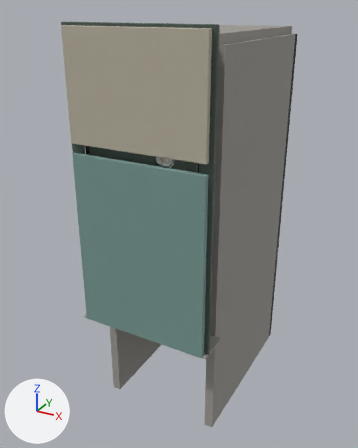
An edit to the glTF model game/assets/models/service_door.glb, drawn before and after from the same camera.
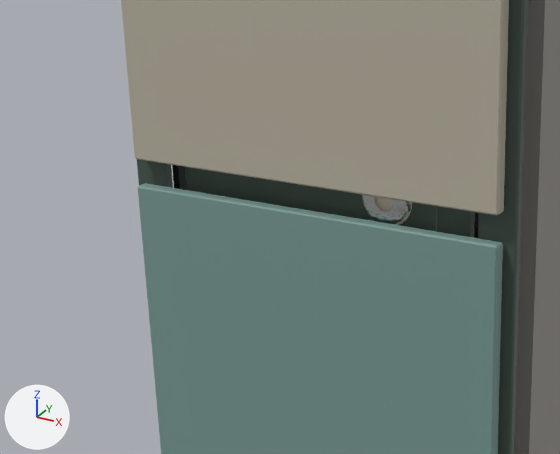
There are two pictures of each version: one whole from a 50 mm lens placed at (1.76, -2.66, 2.31), pointed at (-0.1, 0.72, 0.62), one close up on the part from 6% to 64% of the width and 19% to 57% of the height. The axes (+X, +Y, +Z) are drawn at lower left. The lights are the same throughout. The last two pictures show the newer version. Where no turn or scale is listed for an object, it has been applied to the vertices. Vertices at exactly the same position are counted once.

The older version as bpy lines, for what is in view:
```python
me_ia_cover_panel = bpy.data.meshes.new('IA_cover_panel')
me_ia_cover_panel.from_pydata(...)  # 96 vertices, 168 faces; spans x -0.52..0.52, y -0.02..0.02, z -2.2..0.0
# faces by material slot: [84, 84]
me_ia_cover_panel.materials.append(mat_m_paint_green)  # greyish cyan #7a9b95
me_ia_cover_panel.materials.append(mat_m_plaster_wall)  # grey #b8b2a0
me_ia_rotary_dial = bpy.data.meshes.new('IA_rotary_dial')
me_ia_rotary_dial.from_pydata(...)  # 460 vertices, 960 faces; spans x -0.0615..0.0615, y -0.012..0.0, z -0.0612..0.0612
# faces by material slot: [708, 252]
me_ia_rotary_dial.materials.append(mat_m_chrome)  # light grey #d8d8d8
me_ia_rotary_dial.materials.append(mat_m_concrete)  # grey #9e9b95
me_service_door_frame = bpy.data.meshes.new('service_door_frame')
me_service_door_frame.from_pydata(...)  # 214 vertices, 380 faces; spans x -0.55..0.55, y -0.06..1.66, z -0.9..2.22
# faces by material slot: [132, 120, 128]
me_service_door_frame.materials.append(mat_m_steel_painted)  # dark grey #4f5d55
me_service_door_frame.materials.append(mat_m_steel_dark)  # black #2a2b2d
me_service_door_frame.materials.append(mat_m_concrete)  # grey #9e9b95
ob_ia_cover_panel = bpy.data.objects.new('IA_cover_panel', me_ia_cover_panel)
ob_ia_cover_panel.location = (0.0, -0.048, 2.2)
ob_ia_rotary_dial = bpy.data.objects.new('IA_rotary_dial', me_ia_rotary_dial)
ob_ia_rotary_dial.location = (0.2, -0.01, 1.42)
ob_service_door_frame = bpy.data.objects.new('service_door_frame', me_service_door_frame)
ob_service_door_frame.location = (0.0, 0.0, 0.0)
# also in view: 'IA_service_door' at (-0.02, 0.02, 1.04)
```
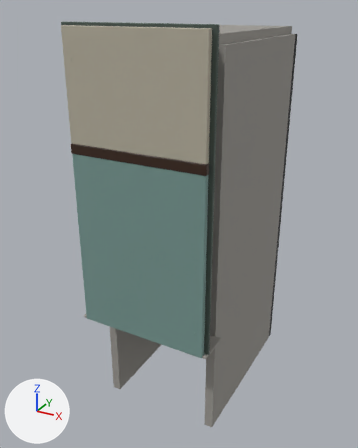
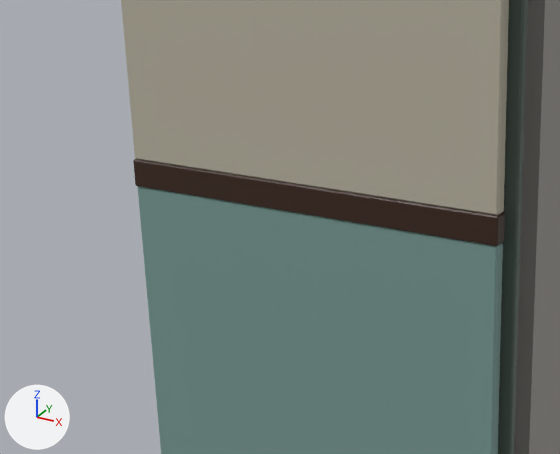
The change in detail:
Material 'M_Wood_Walnut' (mat_m_wood_walnut) is new.
Its base color is (0.0437, 0.0176, 0.00802) (brown #3b2416).
Its roughness is 0.45.
me_ia_cover_panel is used by ob_ia_cover_panel; location (0.0, -0.048, 2.2).
me_ia_cover_panel had 96 vertices, 168 faces and spanned x -0.52..0.52, y -0.02..0.02, z -2.2..0.0.
me_ia_cover_panel now has 120 vertices, 212 faces and spans x -0.52..0.52, y -0.02..0.02, z -2.2..0.0.
me_ia_cover_panel part 1: the loose piece of 24 vertices spanning x -0.52..0.52, y -0.02..0.02, z -0.76..0.0 is copied, and the copy is scaled about its middle by (1.01, 1.24, 0.0875), then moved by (0.0, 0.0, -0.42), in mat_m_wood_walnut (brown #3b2416); it spans x -0.52..0.52, y -0.02..0.02, z -0.83..-0.76.
me_ia_cover_panel gains material mat_m_wood_walnut (brown #3b2416).

Boxes (x1, y1, x2, y2) around the edits, measured in the close-ups (560 x 454 px):
part 1 of me_ia_cover_panel, added (brown)
    after: (133, 159, 505, 246)
'IA_service_door', unchanged, covered by the edit
    before: (185, 167, 475, 238)
